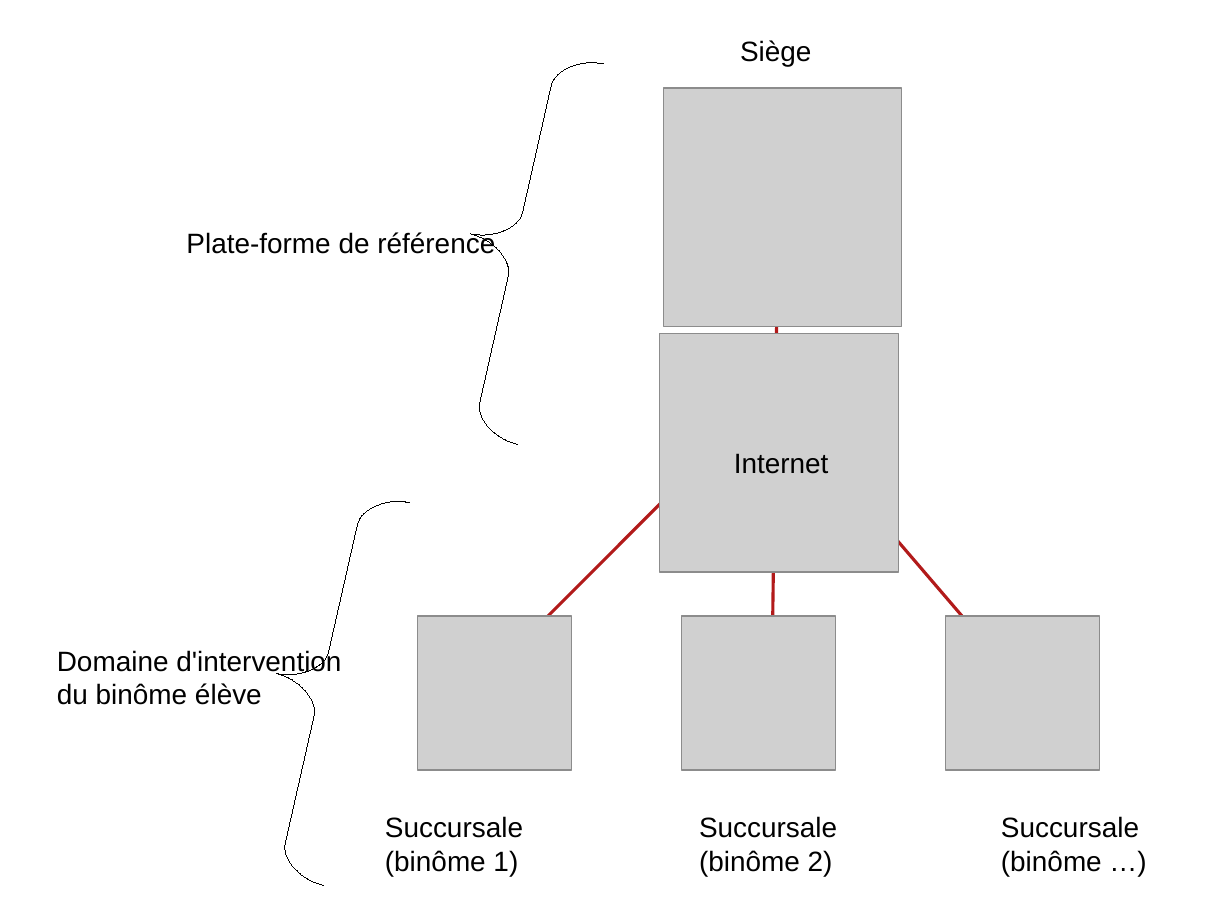
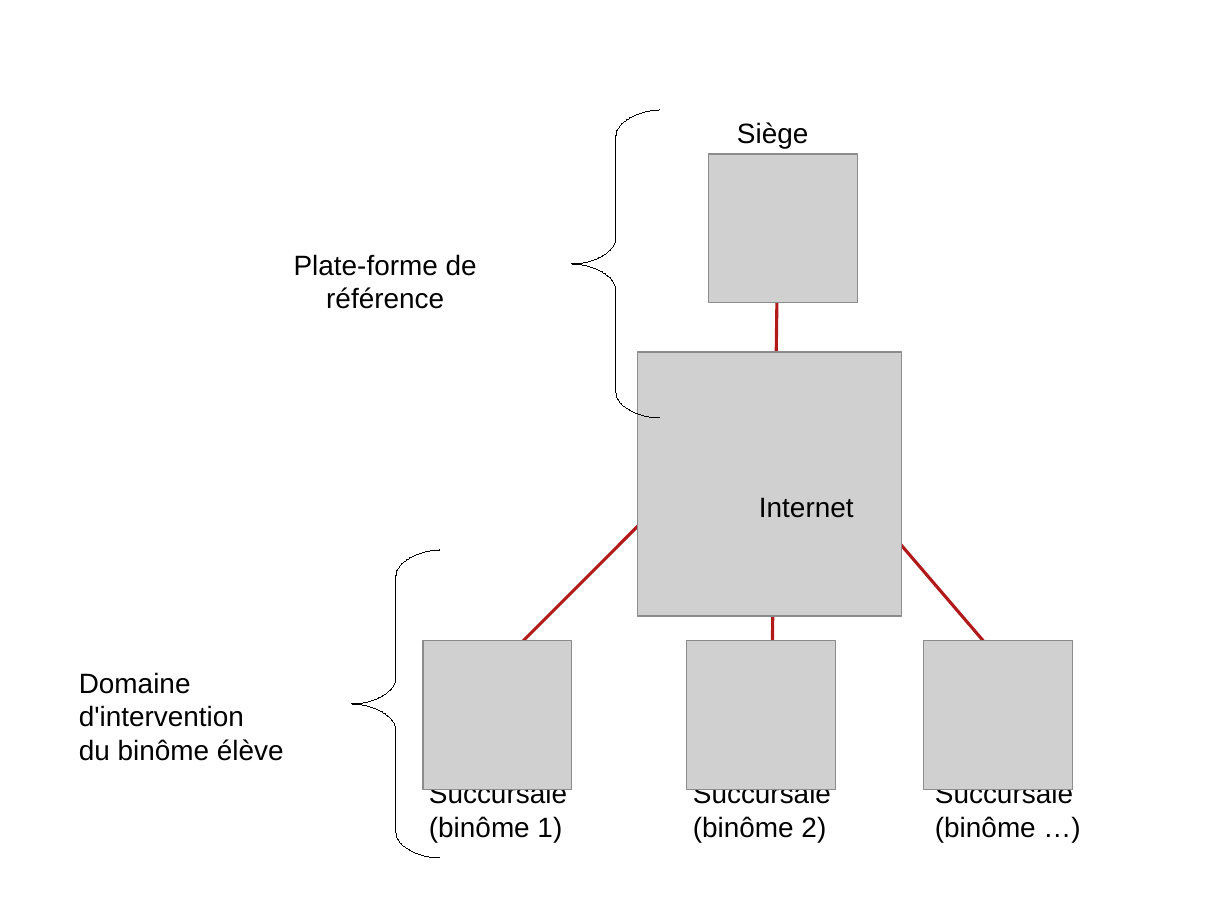
Before and after one commit to ocochard/TP-VPN, a slide deck: slide 1 of schemas.TP.odp. Drawn at 1232x924 pixels with LibreOffice and Linux fonts; fonts in the diff are those of the drawing; grey boxes stand for pictures. Boxes give left, top, right and bottom in pixels: in the first picture for what was removed or moved away, otherwise in the second. Text is boxed around its words. In the diff, an @@ line names an element or a change of style, - is before the commit and + after.

```diff
--- a/schemas.TP.odp
+++ b/schemas.TP.odp
@@ freeform shape at (572, 110, 661, 418): rotation 12 to 0 degrees; outline redrawn @@
@@ text "Siège": place and size @@
-text "Siège" at (740, 40, 811, 66)
+text "Siège" at (737, 122, 808, 148)
@@ picture: place and size @@
-picture at (661, 334, 899, 572)
+picture at (709, 154, 857, 303)
@@ text "Plate-forme de référence" rewrapped from (186, 232, 495, 254) to (294, 254, 477, 309) @@
@@ picture: place and size @@
-picture at (664, 88, 902, 326)
+picture at (638, 352, 902, 616)
@@ text "Internet": place and size @@
-text "Internet" at (734, 453, 829, 474)
+text "Internet" at (759, 497, 854, 518)
@@ freeform shape at (352, 550, 440, 859): rotation 12 to 0 degrees; outline redrawn @@
@@ picture: place and size @@
-picture at (418, 616, 572, 770)
+picture at (424, 641, 572, 789)
@@ picture: place and size @@
-picture at (682, 616, 836, 770)
+picture at (688, 641, 836, 789)
@@ picture: place and size @@
-picture at (946, 616, 1100, 770)
+picture at (925, 641, 1073, 789)
@@ text "Domaine d'intervention" rewrapped from (57, 649, 341, 705) to (79, 672, 284, 761) @@
@@ text "Succursale" rewrapped from (385, 816, 523, 876) to (429, 789, 567, 842) @@
@@ text "Succursale" rewrapped from (699, 816, 837, 876) to (693, 789, 831, 842) @@
@@ text "Succursale": place and size @@
-text "Succursale" at (1001, 816, 1139, 876)
+text "Succursale" at (935, 781, 1073, 842)
```
Also in this commit, not shown: 7 other slides changed, 1 slide removed, 30 other files.
